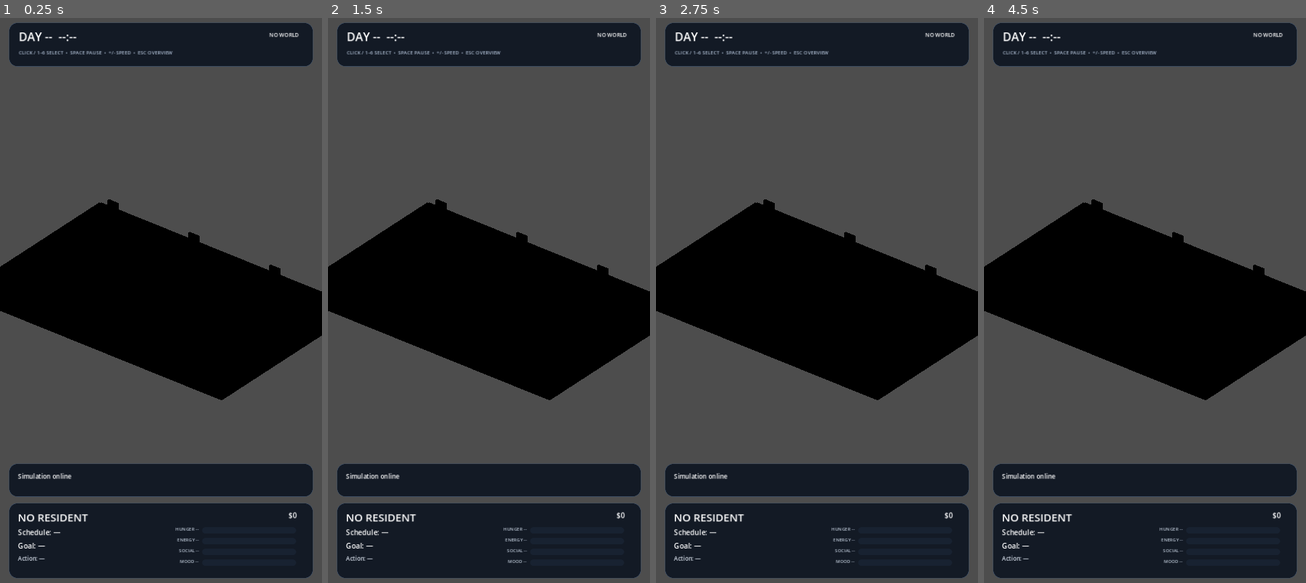
Above: before the commit, frames 1-4 (left to right).
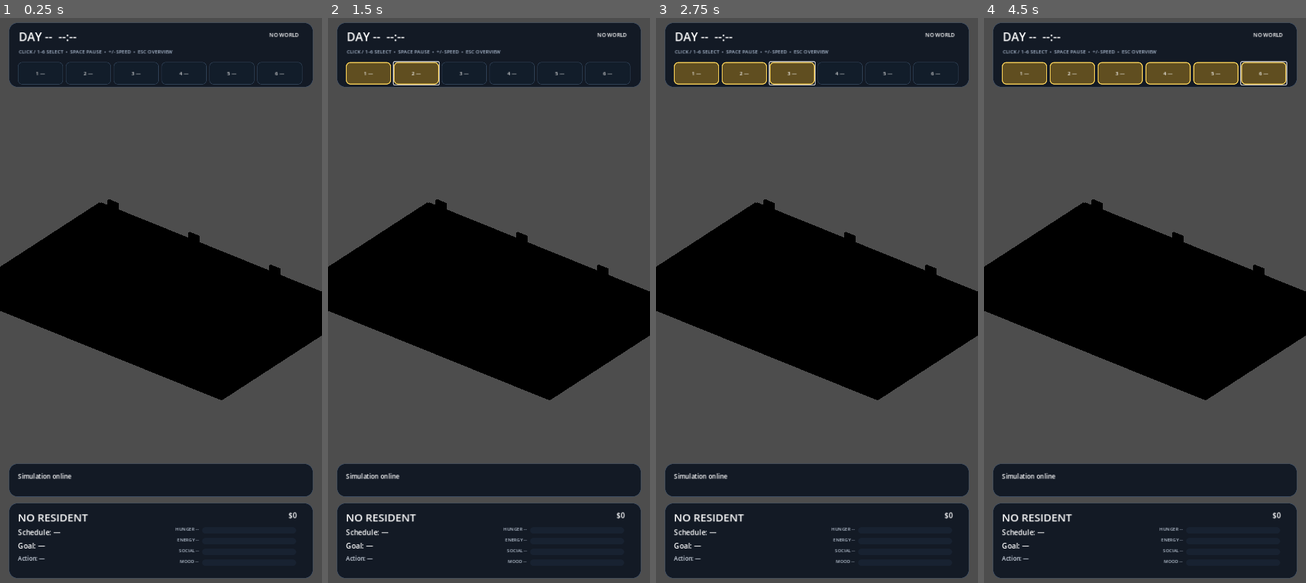
Above: after the commit, the same moments.

Repository: motomotoo2001-maker/lifebox-live
Game: Godot game, scene res://scenes/presentation/visual_simulation_shell.tscn
Two runs of this game, one before a commit and one after it. Both use one fixed random seed, a clock stepped at 60 frames per second and the inputs below. Before the commit the project has no main scene; this scene is started directly in both runs.
Inputs (mouse positions are in pixels of both pictures, inside the frame that each line leads up to):
- Up to frame 1 (0.25 s): no input
- Up to frame 2 (1.5 s): click (369, 74) at 0.5 s, where only the run after the commit has a clickable "1 —"; click (414, 74) at 1.25 s, where only the run after the commit has a clickable "2 —"
- Up to frame 3 (2.75 s): click (791, 74) at 2 s, where only the run after the commit has a clickable "3 —"
- Up to frame 4 (4.5 s): click (1167, 74) at 2.75 s, where only the run after the commit has a clickable "4 —"; click (1215, 74) at 3.5 s, where only the run after the commit has a clickable "5 —"; click (1264, 74) at 4.25 s, where only the run after the commit has a clickable "6 —"

The runs differ from the first frame. In frame 1, 3.7% of the frame differs, in the area x 2-98%, y 5-13%; in frame 2, 3.9%; in frame 3, 4.0%; in frame 4, 4.3%.

Commit message:
feat: add playable main scene and resident roster

Diff:
--- a/project.godot
+++ b/project.godot
@@ -6,6 +6,7 @@
 [application]
 
 config/name="LIFEBOX LIVE"
+run/main_scene="res://scenes/main/lifebox_live.tscn"
 
 [display]
 
--- /dev/null
+++ b/scenes/main/lifebox_live.tscn
@@ -0,0 +1,7 @@
+[gd_scene load_steps=2 format=3]
+
+[ext_resource type="PackedScene" path="res://scenes/debug/visual_showcase.tscn" id="1_showcase"]
+
+[node name="LifeboxLive" type="Node3D"]
+
+[node name="HouseholdSimulation" parent="." instance=ExtResource("1_showcase")]
--- a/scenes/ui/visual_hud.tscn
+++ b/scenes/ui/visual_hud.tscn
@@ -17,7 +17,7 @@
 offset_left = 20.0
 offset_top = 20.0
 offset_right = 700.0
-offset_bottom = 118.0
+offset_bottom = 164.0
 
 [node name="DayTimeLabel" type="Label" parent="TopPanel"]
 offset_left = 22.0
@@ -36,11 +36,54 @@
 
 [node name="ControlHintLabel" type="Label" parent="TopPanel"]
 offset_left = 22.0
-offset_top = 58.0
+offset_top = 56.0
 offset_right = 648.0
-offset_bottom = 82.0
+offset_bottom = 78.0
 text = "CLICK / 1–6 SELECT  •  SPACE PAUSE  •  +/- SPEED  •  ESC OVERVIEW"
 modulate = Color(0.68, 0.74, 0.82, 1)
+
+[node name="ResidentStrip" type="HBoxContainer" parent="TopPanel"]
+offset_left = 20.0
+offset_top = 88.0
+offset_right = 660.0
+offset_bottom = 138.0
+theme_override_constants/separation = 6
+
+[node name="ResidentButton1" type="Button" parent="TopPanel/ResidentStrip"]
+custom_minimum_size = Vector2(101, 42)
+layout_mode = 2
+toggle_mode = true
+text = "1 —"
+
+[node name="ResidentButton2" type="Button" parent="TopPanel/ResidentStrip"]
+custom_minimum_size = Vector2(101, 42)
+layout_mode = 2
+toggle_mode = true
+text = "2 —"
+
+[node name="ResidentButton3" type="Button" parent="TopPanel/ResidentStrip"]
+custom_minimum_size = Vector2(101, 42)
+layout_mode = 2
+toggle_mode = true
+text = "3 —"
+
+[node name="ResidentButton4" type="Button" parent="TopPanel/ResidentStrip"]
+custom_minimum_size = Vector2(101, 42)
+layout_mode = 2
+toggle_mode = true
+text = "4 —"
+
+[node name="ResidentButton5" type="Button" parent="TopPanel/ResidentStrip"]
+custom_minimum_size = Vector2(101, 42)
+layout_mode = 2
+toggle_mode = true
+text = "5 —"
+
+[node name="ResidentButton6" type="Button" parent="TopPanel/ResidentStrip"]
+custom_minimum_size = Vector2(101, 42)
+layout_mode = 2
+toggle_mode = true
+text = "6 —"
 
 [node name="EventPanel" type="Panel" parent="."]
 layout_mode = 0
--- a/scripts/presentation/ui/visual_hud.gd
+++ b/scripts/presentation/ui/visual_hud.gd
@@ -1,5 +1,7 @@
 class_name VisualHUD
 extends Control
+
+signal resident_requested(character_id: StringName)
 
 @onready var day_time_label: Label = $TopPanel/DayTimeLabel
 @onready var status_label: Label = $TopPanel/StatusLabel
@@ -18,6 +20,14 @@
 @onready var energy_bar: ProgressBar = $ResidentPanel/EnergyBar
 @onready var social_bar: ProgressBar = $ResidentPanel/SocialBar
 @onready var mood_bar: ProgressBar = $ResidentPanel/MoodBar
+@onready var resident_buttons: Array[Button] = [
+	$TopPanel/ResidentStrip/ResidentButton1,
+	$TopPanel/ResidentStrip/ResidentButton2,
+	$TopPanel/ResidentStrip/ResidentButton3,
+	$TopPanel/ResidentStrip/ResidentButton4,
+	$TopPanel/ResidentStrip/ResidentButton5,
+	$TopPanel/ResidentStrip/ResidentButton6,
+]
 
 var _world: SimulationWorld = null
 var _selected_resident_id: StringName = &""
@@ -26,6 +36,7 @@
 var _simulation_running: bool = true
 
 func _ready() -> void:
+	_connect_resident_buttons()
 	_apply_styles()
 	refresh()
 
@@ -84,6 +95,7 @@
 		_world.characters().size(),
 	]
 	event_label.text = _latest_event
+	_refresh_resident_buttons()
 
 	var character: CharacterState = _world.get_character(_selected_resident_id)
 	if character == null:
@@ -104,6 +116,52 @@
 	social_label.text = "SOCIAL %02d" % int(round(character.needs.social.value))
 	mood_label.text = "MOOD %02d" % int(round(character.needs.mood.value))
 
+func _connect_resident_buttons() -> void:
+	for index in range(resident_buttons.size()):
+		var button: Button = resident_buttons[index]
+		if button == null:
+			continue
+		button.pressed.connect(_on_resident_button_pressed.bind(index))
+
+func _on_resident_button_pressed(index: int) -> void:
+	if _world == null:
+		return
+	var residents: Array[CharacterState] = _world.characters()
+	if index < 0 or index >= residents.size():
+		return
+	var character: CharacterState = residents[index]
+	if character == null or character.id == &"":
+		return
+	resident_requested.emit(character.id)
+
+func _refresh_resident_buttons() -> void:
+	if resident_buttons.is_empty():
+		return
+
+	var residents: Array[CharacterState] = []
+	if _world != null:
+		residents = _world.characters()
+
+	for index in range(resident_buttons.size()):
+		var button: Button = resident_buttons[index]
+		if button == null:
+			continue
+		if index >= residents.size() or residents[index] == null:
+			button.text = "%d —" % (index + 1)
+			button.disabled = true
+			button.button_pressed = false
+			button.tooltip_text = ""
+			continue
+
+		var character: CharacterState = residents[index]
+		button.disabled = false
+		button.text = "%d %s" % [index + 1, character.display_name]
+		button.button_pressed = character.id == _selected_resident_id
+		button.tooltip_text = "%s • %s" % [
+			character.display_name,
+			_action_text(character),
+		]
+
 func _action_text(character: CharacterState) -> String:
 	var value := str(character.current_action_id).strip_edges()
 	if value.is_empty() or value == "idle":
@@ -174,6 +232,29 @@
 	action_label.modulate = Color("d5dde8")
 	event_label.add_theme_font_size_override("font_size", 14)
 
+	for button in resident_buttons:
+		button.add_theme_font_size_override("font_size", 11)
+		var normal := StyleBoxFlat.new()
+		normal.bg_color = Color("121d2a")
+		normal.border_color = Color("33465c")
+		normal.set_border_width_all(1)
+		normal.set_corner_radius_all(9)
+		button.add_theme_stylebox_override("normal", normal)
+
+		var hover := StyleBoxFlat.new()
+		hover.bg_color = Color("1b2a3a")
+		hover.border_color = Color("607a98")
+		hover.set_border_width_all(1)
+		hover.set_corner_radius_all(9)
+		button.add_theme_stylebox_override("hover", hover)
+
+		var pressed := StyleBoxFlat.new()
+		pressed.bg_color = Color("604e20")
+		pressed.border_color = Color("ffd65a")
+		pressed.set_border_width_all(2)
+		pressed.set_corner_radius_all(9)
+		button.add_theme_stylebox_override("pressed", pressed)
+
 	for label in [hunger_label, energy_label, social_label, mood_label]:
 		label.add_theme_font_size_override("font_size", 10)
 		label.modulate = Color("b7c2d0")
--- a/scripts/presentation/visual_simulation_shell.gd
+++ b/scripts/presentation/visual_simulation_shell.gd
@@ -24,6 +24,13 @@
 func _ready() -> void:
 	if camera_director != null:
 		camera_director.bind_camera_rig(camera_rig)
+	if (
+		hud != null
+		and not hud.resident_requested.is_connected(
+			_on_hud_resident_requested
+		)
+	):
+		hud.resident_requested.connect(_on_hud_resident_requested)
 
 var _palette: Array[Color] = [
 	Color("58a6ff"),
@@ -280,6 +287,9 @@
 func _on_actor_selected(character_id: StringName) -> void:
 	select_resident(character_id)
 
+func _on_hud_resident_requested(character_id: StringName) -> void:
+	select_resident(character_id)
+
 func _update_camera_director(delta: float) -> void:
 	if camera_director == null or _world == null:
 		return
--- /dev/null
+++ b/tests/runtime/test_main_scene_contract.gd
@@ -0,0 +1,36 @@
+extends RefCounted
+
+const MAIN_SCENE_PATH := "res://scenes/main/lifebox_live.tscn"
+
+func run() -> Array[String]:
+	var failures: Array[String] = []
+
+	var configured := str(
+		ProjectSettings.get_setting("application/run/main_scene", "")
+	)
+	if configured != MAIN_SCENE_PATH:
+		failures.append(
+			"application/run/main_scene must point to %s" % MAIN_SCENE_PATH
+		)
+
+	if not FileAccess.file_exists(MAIN_SCENE_PATH):
+		failures.append("Main scene must exist at %s" % MAIN_SCENE_PATH)
+		return failures
+
+	var packed_scene = load(MAIN_SCENE_PATH)
+	if packed_scene == null:
+		failures.append("Main scene must load")
+		return failures
+
+	var root = packed_scene.instantiate()
+	if root == null:
+		failures.append("Main scene must instantiate")
+		return failures
+
+	if not root is Node3D:
+		failures.append("Main scene root must be Node3D")
+	if not root.has_node("HouseholdSimulation"):
+		failures.append("Main scene must contain HouseholdSimulation")
+
+	root.free()
+	return failures
--- a/tests/runtime/test_visual_hud_contract.gd
+++ b/tests/runtime/test_visual_hud_contract.gd
@@ -31,6 +31,13 @@
 		"TopPanel/DayTimeLabel",
 		"TopPanel/StatusLabel",
 		"TopPanel/ControlHintLabel",
+		"TopPanel/ResidentStrip",
+		"TopPanel/ResidentStrip/ResidentButton1",
+		"TopPanel/ResidentStrip/ResidentButton2",
+		"TopPanel/ResidentStrip/ResidentButton3",
+		"TopPanel/ResidentStrip/ResidentButton4",
+		"TopPanel/ResidentStrip/ResidentButton5",
+		"TopPanel/ResidentStrip/ResidentButton6",
 		"EventPanel",
 		"EventPanel/EventLabel",
 		"ResidentPanel",
@@ -51,6 +58,9 @@
 		if not hud.has_node(node_path):
 			failures.append("VisualHUD missing node %s" % node_path)
 
+	if not hud.has_signal("resident_requested"):
+		failures.append("VisualHUD must expose resident_requested signal")
+
 	for method_name in [
 		"bind_world",
 		"set_selected_resident",
--- a/tests/runtime/test_visual_simulation_shell_contract.gd
+++ b/tests/runtime/test_visual_simulation_shell_contract.gd
@@ -47,6 +47,7 @@
 		"selected_resident_id",
 		"set_simulation_paused",
 		"is_simulation_paused",
+		"_on_hud_resident_requested",
 		"presentation_state_for",
 		"validate_visual_state",
 	]:
--- a/tests/test_runner.gd
+++ b/tests/test_runner.gd
@@ -55,6 +55,7 @@
 	"res://tests/runtime/test_visual_simulation_shell_contract.gd",
 	"res://tests/runtime/test_visual_hud_contract.gd",
 	"res://tests/runtime/test_visual_showcase_contract.gd",
+	"res://tests/runtime/test_main_scene_contract.gd",
 	"res://tests/soak/test_foundation_soak.gd",
 	"res://tests/soak/test_six_resident_household_soak.gd",
 	"res://tests/soak/test_social_economy_day_soak.gd",
Not shown, added: docs/superpowers/plans/2026-10-06-playable-shell-roster.md
Not shown, added: docs/superpowers/specs/2026-10-06-playable-shell-roster-spec.md
